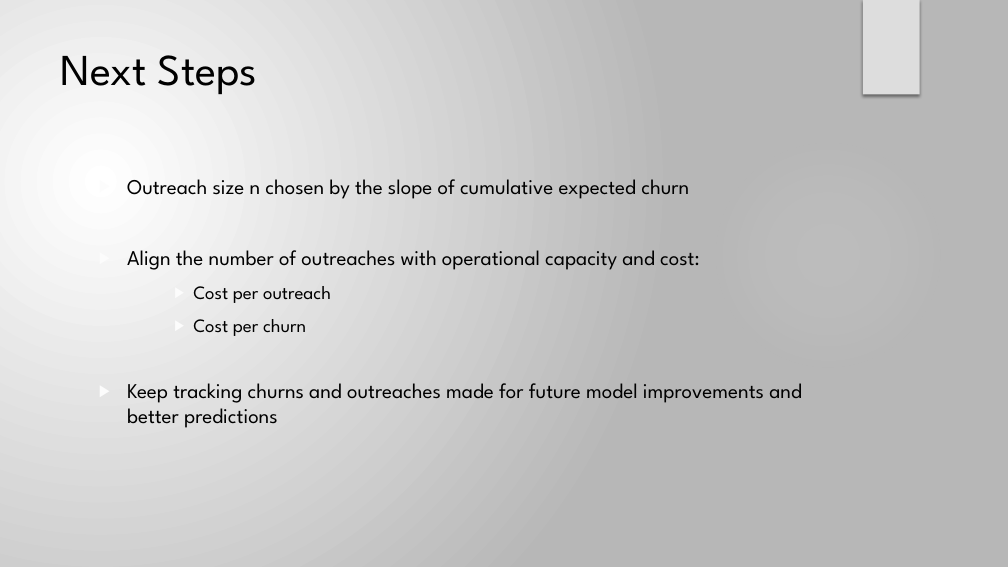
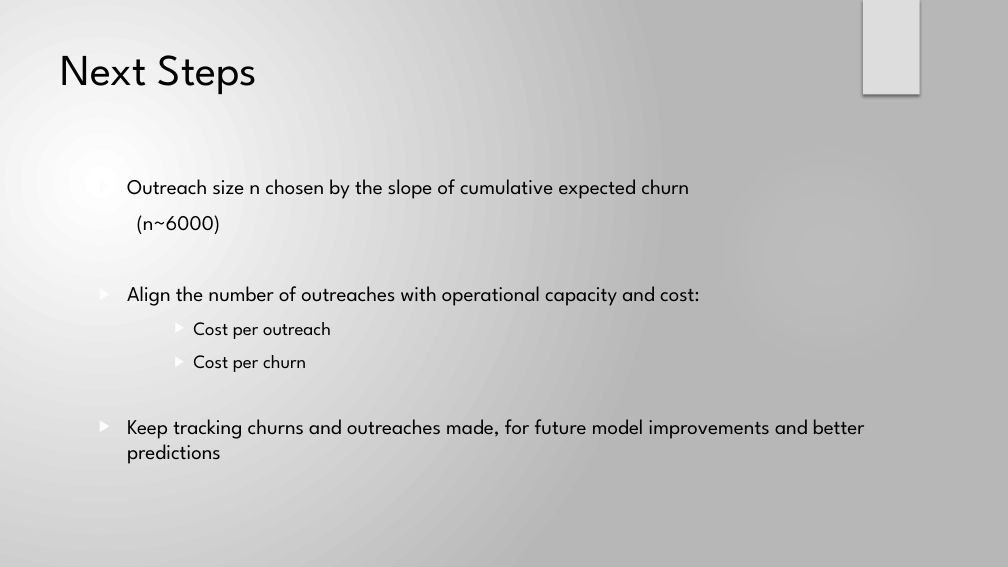
Before and after one commit to YUVALDAN/Prioritize_outreach, a slide deck: slide 6 of WellCo_outreach.pptx. Drawn at 1008x567 pixels with LibreOffice and Linux fonts; fonts in the diff are those of the drawing; background and template pictures are left out. Boxes give left, top, right and bottom in pixels: in the first picture for what was removed or moved away, otherwise in the second. Text is boxed around its words. In the diff, an @@ line names an element or a change of style, - is before the commit and + after.

```diff
--- a/WellCo_outreach.pptx
+++ b/WellCo_outreach.pptx
@@ text at [137, 215, 221, 234]: paragraph added @@
+(n~6000)
@@ text at [127, 419, 865, 464]: text changed @@
-▶ Keep tracking churns and outreaches made for future model improvements and better predictions
+▶ Keep tracking churns and outreaches made, for future model improvements and better predictions
```
Also in this commit, not shown: 3 other slides changed, 1 other file.
